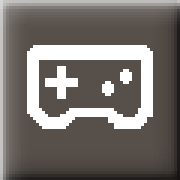
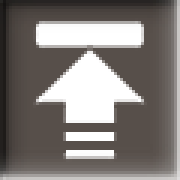
Layer changes from the first 180x180 image to the second:
showed group "Button_On Shading" (2 layers) over [0, 0, 180, 180]
hid group "Button_Ready Shading" (2 layers) over [0, 0, 180, 180]
hid "Layer 2" (2nd of 2, in "Button_Ready Shading") over [0, 0, 180, 180]
hid "Layer 36 copy" over [0, 0, 180, 180]
showed "Layer 11", painted on it over [0, 0, 180, 180]
